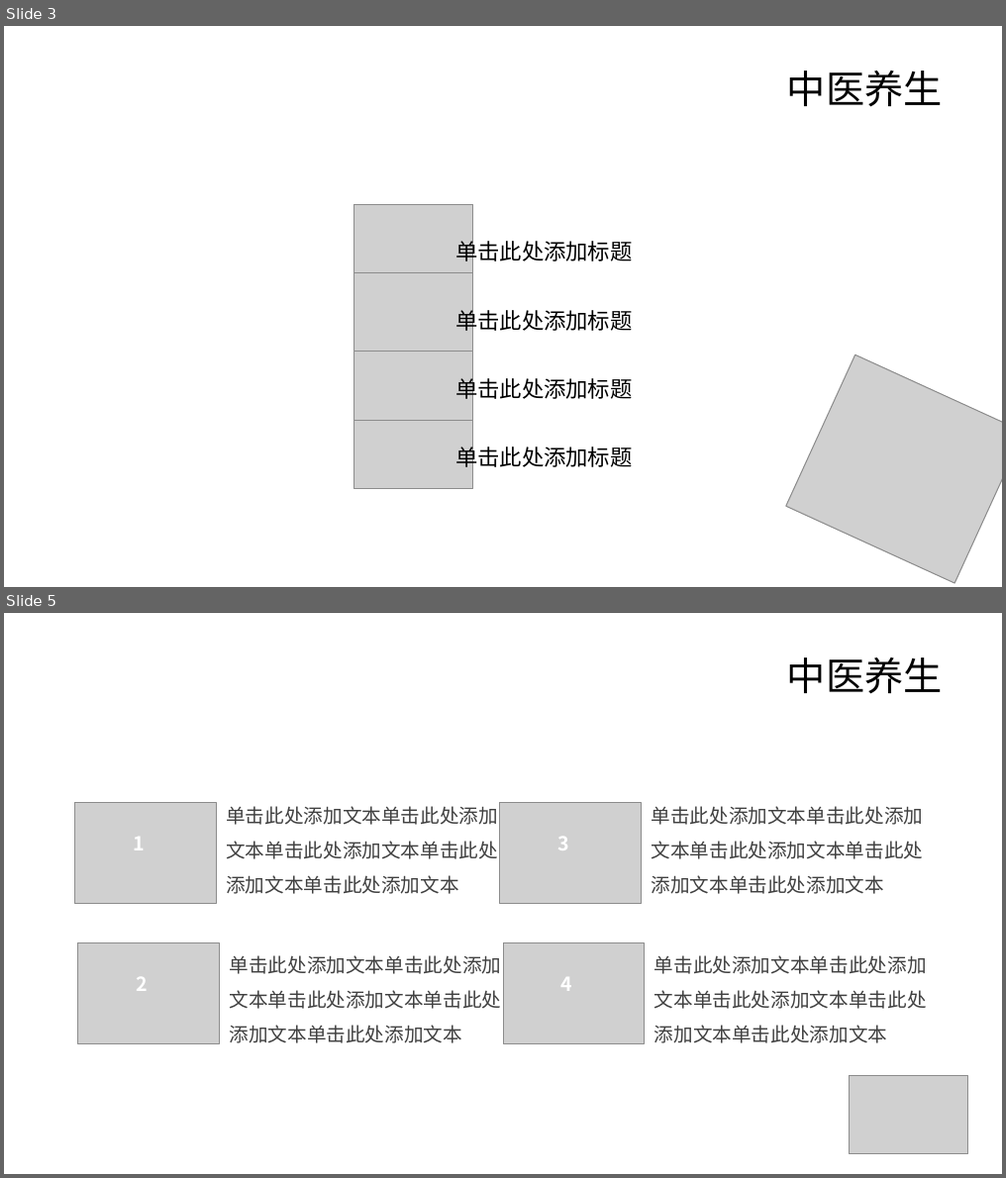
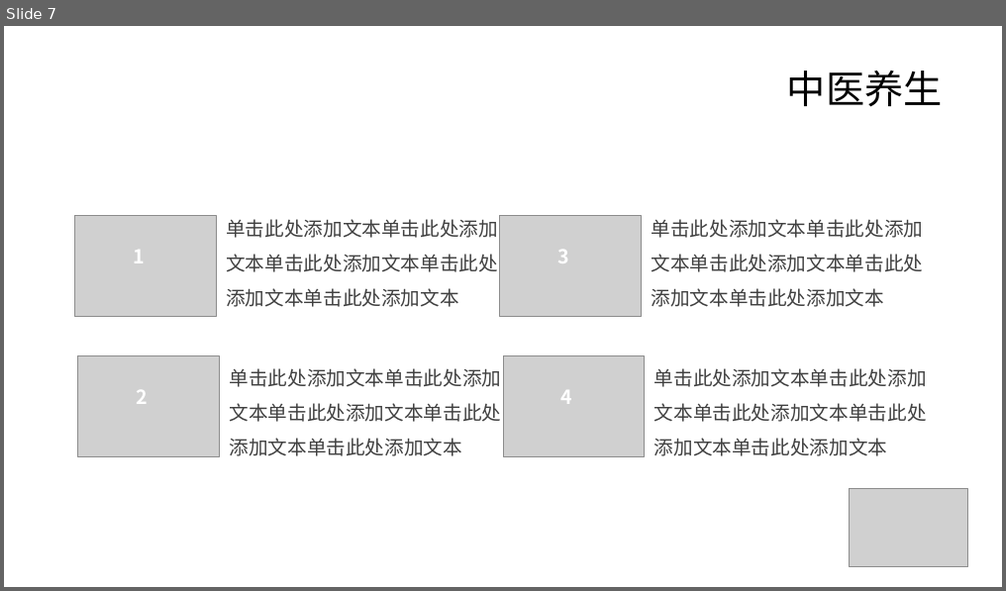
Before and after one commit to sdaulldd/PersonalWork, a slide deck: Document/中国风ppt模板-中医营养.pptx. Shown one above the other, each under a label of ours: slides 3 and 5 before the commit, slide 7 after it; the slides between them are not shown. The pictures are 1006x1178 and 1006x591 pixels, drawn with LibreOffice and Linux fonts; fonts in the diff are those of the drawing; grey boxes stand for pictures; background and template pictures are left out. Boxes give left, top, right and bottom in pixels: in the first picture for what was removed or moved away, otherwise in the second. Text is boxed around its words. In the diff, an @@ line names an element or a change of style, - is before the commit and + after.

```diff
--- a/Document/中国风ppt模板-中医营养.pptx
+++ b/Document/中国风ppt模板-中医营养.pptx
@@ slide 3 removed at (4, 26, 1002, 587), background picture (left out) @@
@@ title removed at (787, 71, 943, 107) @@
-中医养生
@@ picture removed at (353, 204, 473, 283) @@
@@ text removed at (455, 238, 633, 266) @@
-单击此处添加标题
@@ picture removed at (353, 274, 473, 353) @@
@@ text removed at (455, 306, 633, 334) @@
-单击此处添加标题
@@ picture removed at (353, 342, 473, 420) @@
@@ text removed at (455, 375, 633, 403) @@
-单击此处添加标题
@@ picture removed at (786, 356, 1002, 584) @@
@@ picture removed at (353, 410, 473, 489) @@
@@ text removed at (455, 444, 633, 472) @@
-单击此处添加标题
@@ what was slide 5 is now slide 7 @@
```
Also in this commit, not shown: 2 slides changed, 4 slides added, 1 other slide removed.
